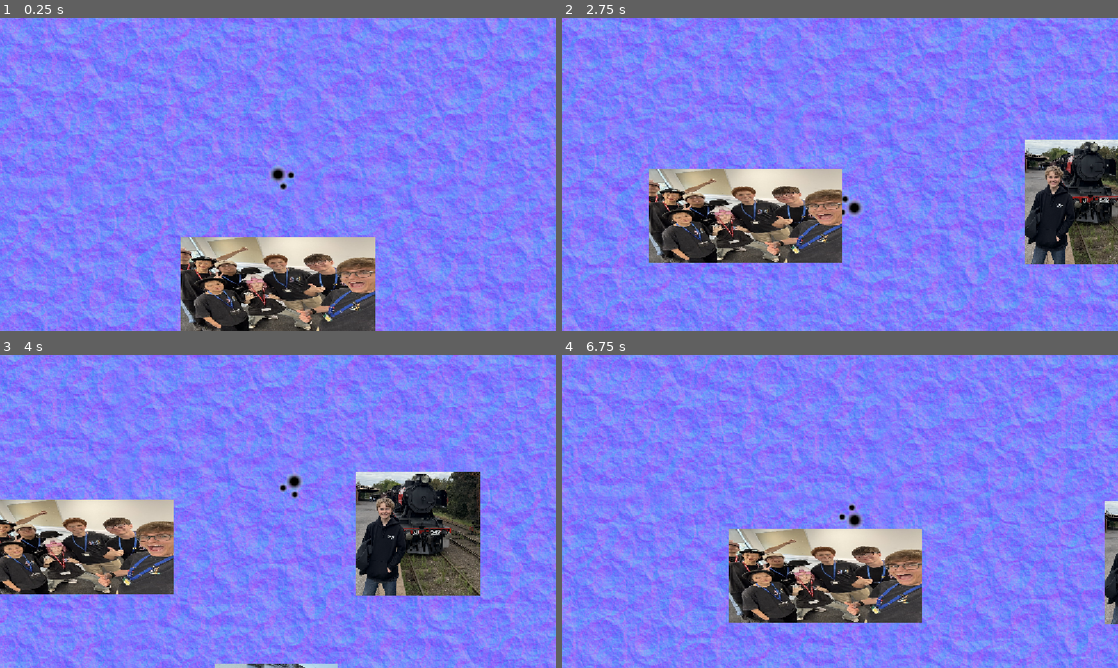
Above: before the commit, frames 1-4 (two rows, left to right).
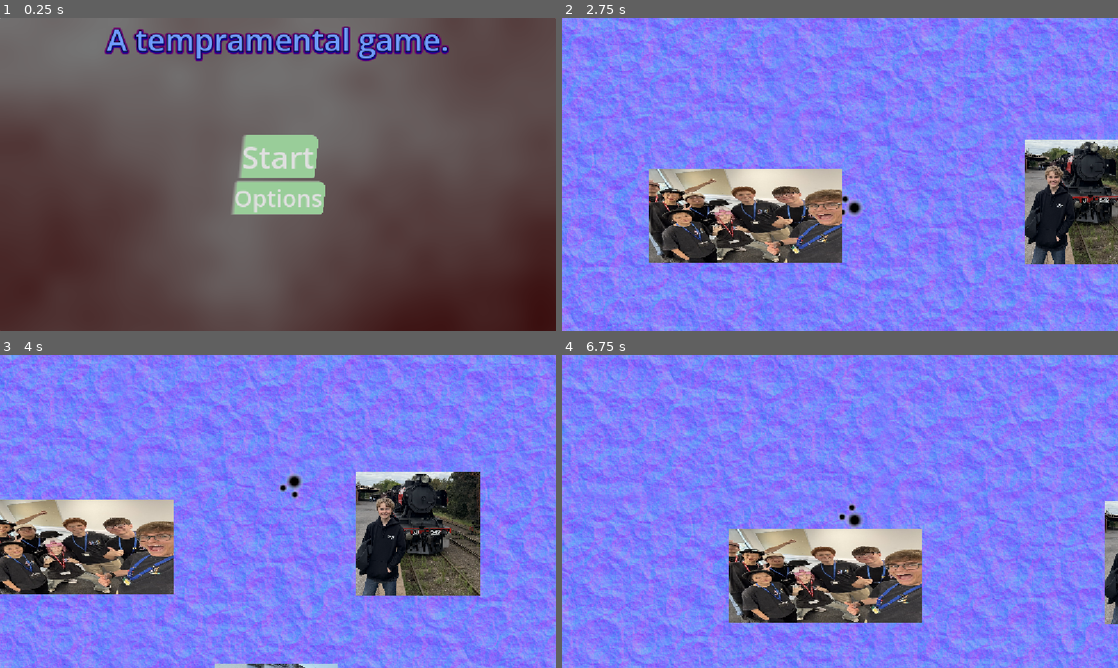
Above: after the commit, the same moments.

Repository: FreeformWave544/Campfire
Game: Godot game, scene res://UI/main_menu.tscn
The game is run twice, just before and just after one commit, with the same random seed, the same clock (stepped at 60 frames per second) and the same inputs. Before the commit the project starts from res://Levels/level_1.tscn.
Inputs (mouse positions are in pixels of both pictures, inside the frame that each line leads up to):
- Up to frame 1 (0.25 s): no input
- Up to frame 2 (2.75 s): click (840, 155) at 0.5 s, where only the run after the commit has a clickable "Start"; tap Enter at 1.25 s; move the mouse to (962, 158) at 1.27 s; hold D (right) 1.28-2.03 s; tap E (interact) at 1.35 s; move the mouse to (728, 190) at 2.02 s; hold S (down) from 2.03 s (still down); tap Alt at 2.1 s
- Up to frame 3 (4 s): move the mouse to (333, 442) at 2.77 s; release S (down) at 2.78 s; hold D (right) 2.78-3.53 s; tap Shift at 2.85 s; move the mouse to (250, 574) at 3.52 s; hold W (up) from 3.53 s (still down); tap E (interact) at 3.6 s
- Up to frame 4 (6.75 s): move the mouse to (1006, 558) at 4.27 s; release W (up) at 4.28 s; hold A (left) 4.28-5.78 s; tap one key every 0.75 s from 4.35 s: Alt Shift E (interact) Alt; move the mouse to (673, 464) at 5.02 s; move the mouse to (867, 511) at 5.77 s; hold S (down) 5.78-6.53 s; move the mouse to (756, 433) at 6.52 s; hold D (right) from 6.53 s (still down)

The runs differ from the first frame. In frame 1, 98% of the frame differs, in the area x 0-100%, y 0-100%; in frame 2, 32%; in frame 3, 31%; in frame 4, 34%.

Commit message:
Changed Main Scene

Diff:
--- a/project.godot
+++ b/project.godot
@@ -11,7 +11,7 @@
 [application]
 
 config/name="Campfire"
-run/main_scene="uid://cn3prioa0h54c"
+run/main_scene="uid://c3giq5ik3ditq"
 config/features=PackedStringArray("4.6", "GL Compatibility")
 boot_splash/bg_color=Color(0.16693062, 0.09505675, 0.2697992, 1)
 boot_splash/image="uid://c8pnd3h7nssdy"
